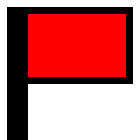
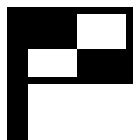
Layered file, before and after one edit (140px x 140px). Changes by layer:
added layer "checker" above "Layer #1" over [28, 14, 126, 77]
hid "Layer #1" over [28, 14, 126, 77]
hid "Layer" over [28, 14, 126, 77]
